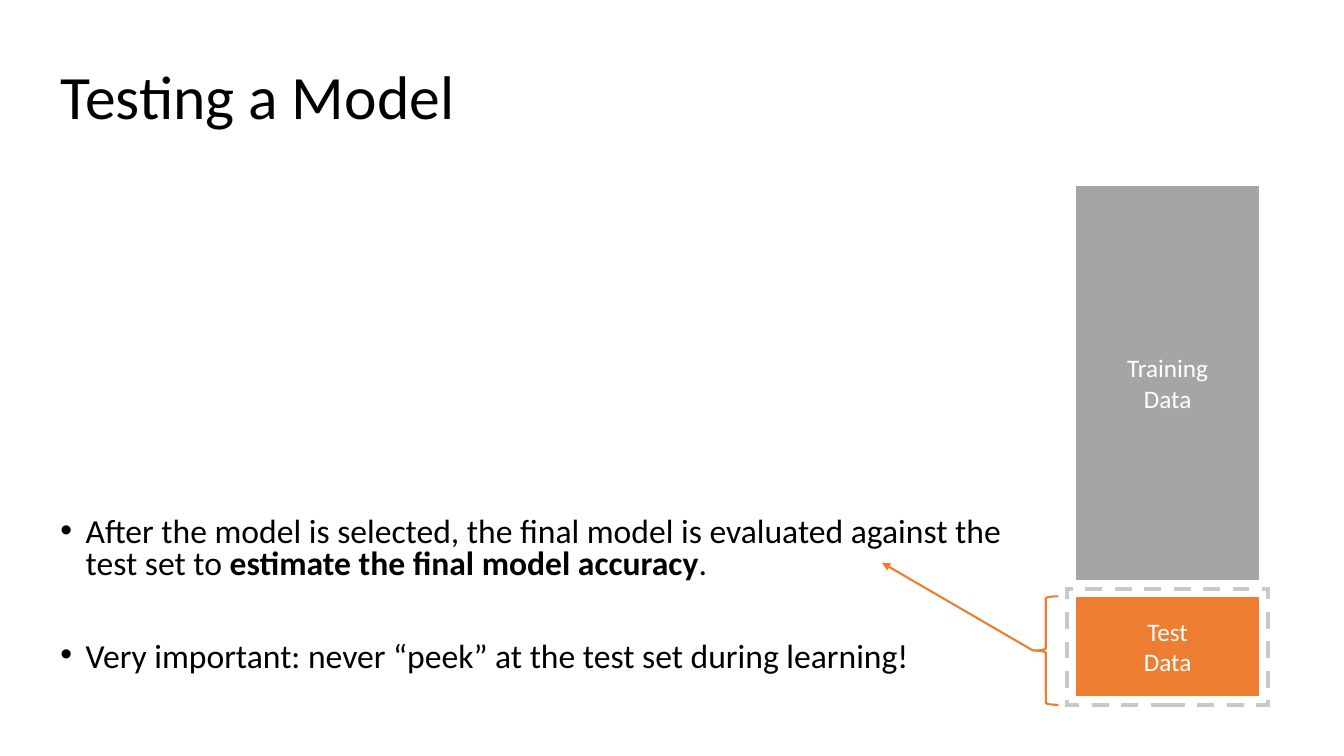
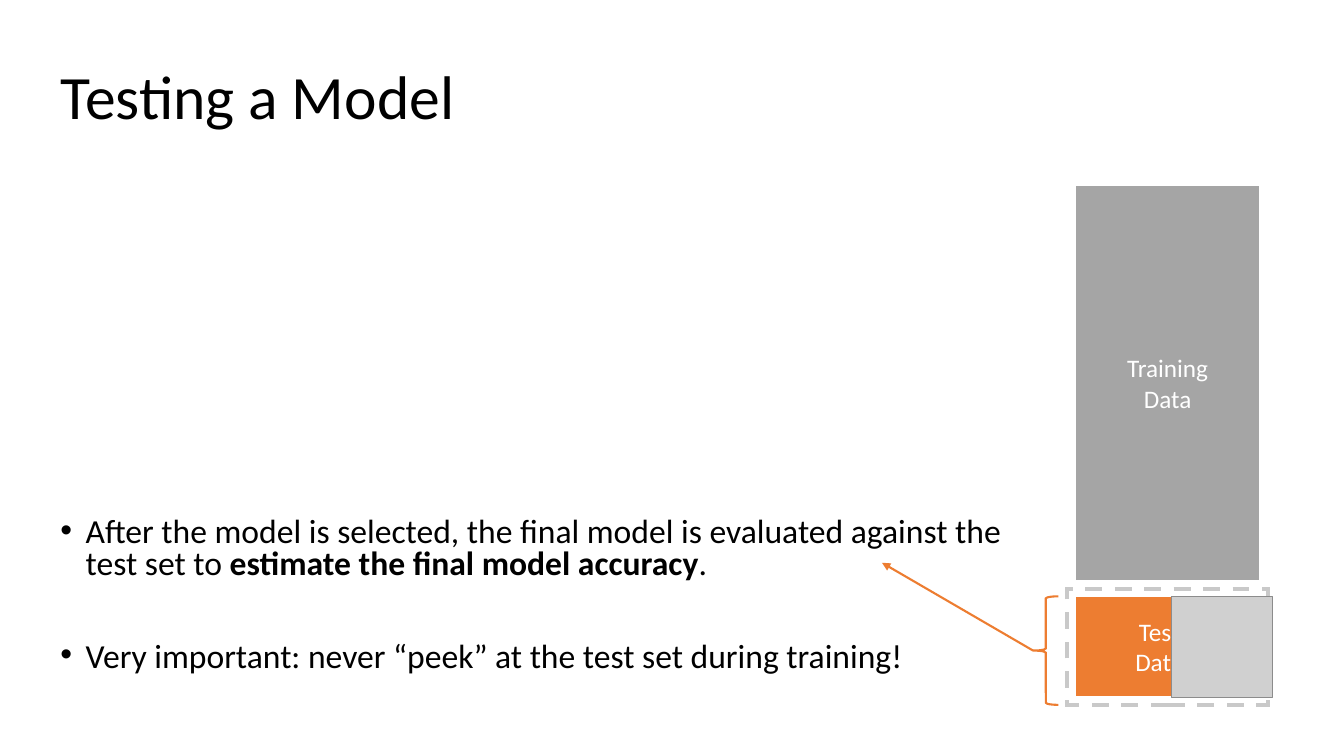
Before and after one commit to mhahsler/CS7320-AI, a slide deck: slide 18 of slides/19_ML_intro.pptx. Drawn at 1344x756 pixels with LibreOffice and Linux fonts; fonts in the diff are those of the drawing; grey boxes stand for pictures. Boxes give left, top, right and bottom in pixels: in the first picture for what was removed or moved away, otherwise in the second. Text is boxed around its words. In the diff, an @@ line names an element or a change of style, - is before the commit and + after.

```diff
--- a/slides/19_ML_intro.pptx
+++ b/slides/19_ML_intro.pptx
@@ picture added at (x1=1172, y1=597, x2=1272, y2=698) @@
@@ text at (x1=86, y1=644, x2=902, y2=674): text changed @@
-• Very important: never “peek” at the test set during learning!
+• Very important: never “peek” at the test set during training!
```
Also in this commit, not shown: 11 other slides changed, 1 slide added, 1 other file.
